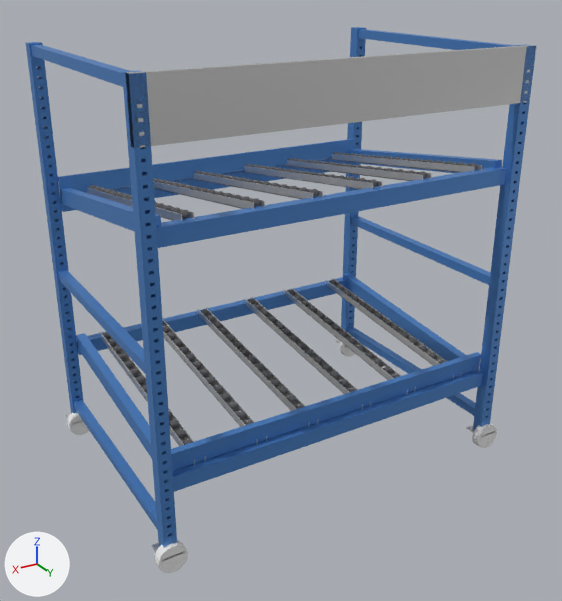
The FBX model unity-quest/Assets/MetaMove/Models/Bari/bari_flowrack.fbx as it was, and as the next commit left it.
Camera for both pictures: a 50 mm lens placed at (1.228, 2.076, 1.572), pointed at (0.014, 0.052, 0.56). Every picture has the same lights, and +X, +Y and +Z are marked at lower left. The first picture is the older version. Where no turn or scale is listed for an object, it has been applied to the vertices.

Objects in the first picture: 'RackFrame', 'RackRollers', 'RackTracks', 'RackWheels'.
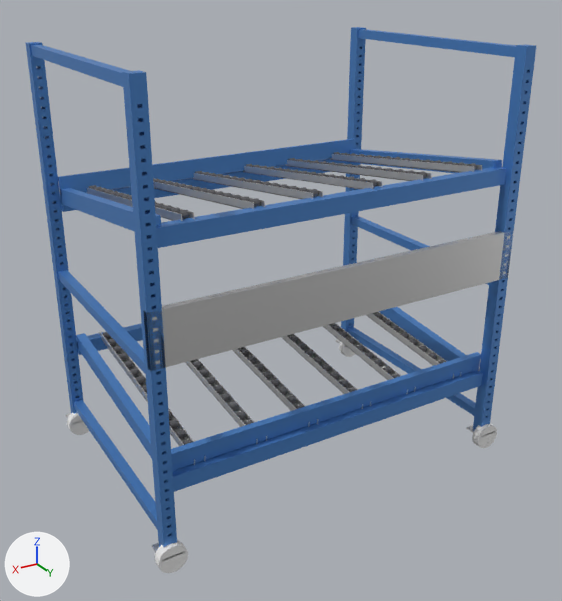
What the commit changed:
me_cube_1277 is used by ob_racktracks; location (0.0, 0.0, 0.0).
me_cube_1277 had 328 vertices, 246 faces and spanned x -0.635..0.635, y -0.445..0.445, z 0.054..1.36.
me_cube_1277 now has 328 vertices, 246 faces and spans x -0.635..0.635, y -0.445..0.445, z 0.054..1.016.
me_cube_1277 part 1: the loose piece of 8 vertices spanning x -0.62..0.62, y 0.41..0.43, z 1.2..1.36 is moved by (0.0, 0.0, -0.56).

Boxes [x1, y1, x2, y2] around the edits, measured in the pictures (562 x 601 px; the box of a moved part takes in the faces that stretch with it):
'RackTracks', reshaped (21% shorter): before [66, 45, 536, 560]; after [66, 153, 514, 560]
part 1 of me_cube_1277, moved or reshaped: before [125, 45, 536, 148]; after [143, 231, 513, 370]
